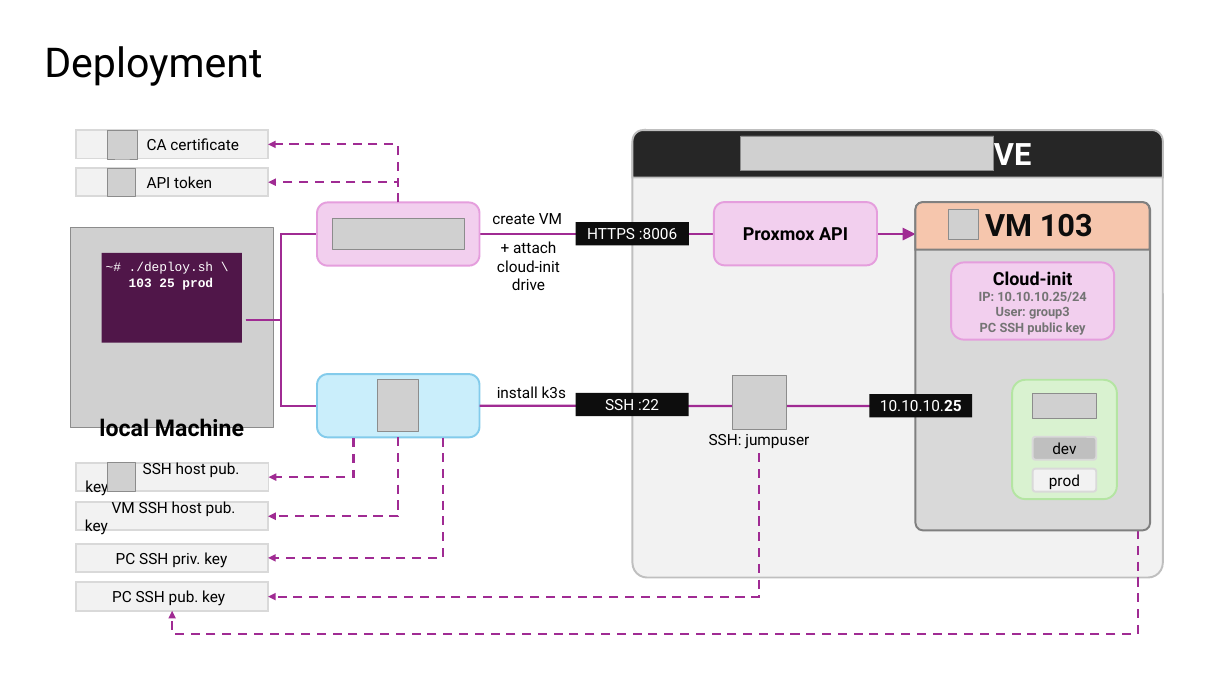
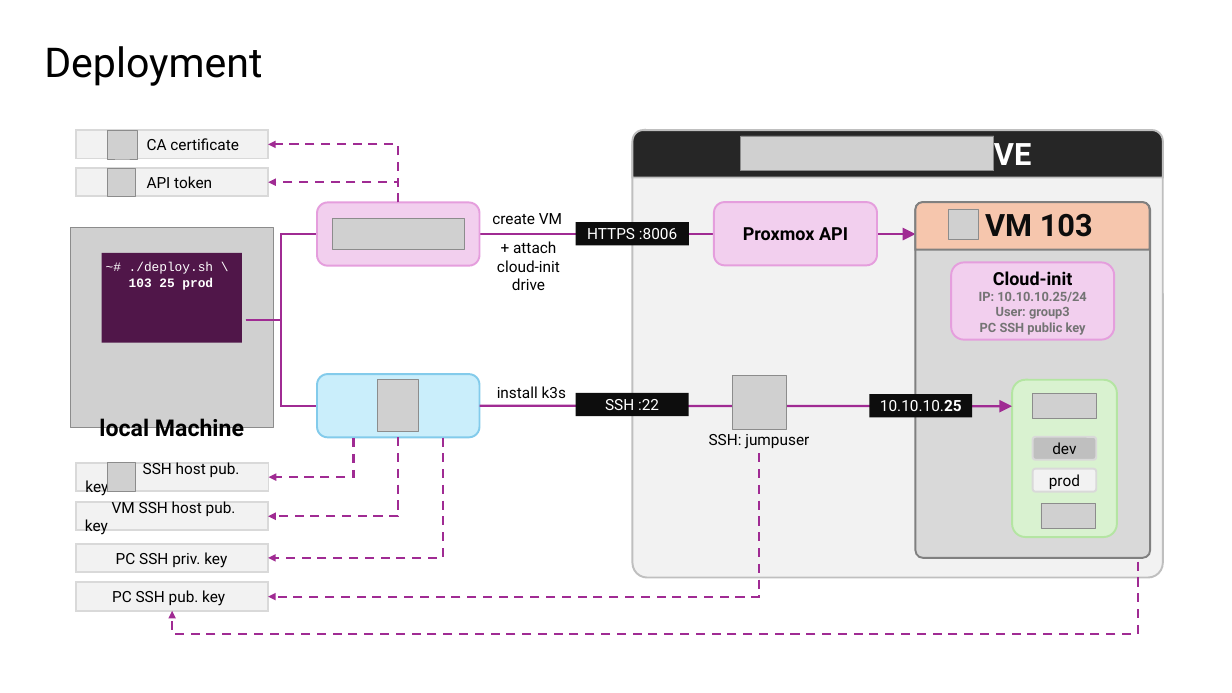
Before and after one commit to skrutikov/german-job-market-analytics, a slide deck: slide 4 of docs/defence2/Defence.pptx. Drawn at 1232x693 pixels with LibreOffice and Linux fonts; fonts in the diff are those of the drawing; grey boxes stand for pictures; background and template pictures are left out. Boxes give left, top, right and bottom in pixels: in the first picture for what was removed or moved away, otherwise in the second. Text is boxed around its words. In the diff, an @@ line names an element or a change of style, - is before the commit and + after.

```diff
--- a/docs/defence2/Defence.pptx
+++ b/docs/defence2/Defence.pptx
@@ rounded rectangle: place and size @@
-rounded rectangle at [916,202,1151,531]
+rounded rectangle at [916,202,1151,558]
@@ rounded rectangle: place and size @@
-rounded rectangle at [1012,380,1116,499]
+rounded rectangle at [1012,380,1116,537]
@@ picture added at [1042,504,1096,529] @@
```
Also in this commit, not shown: 2 other slides changed, 1 slide added, 1 other file.
